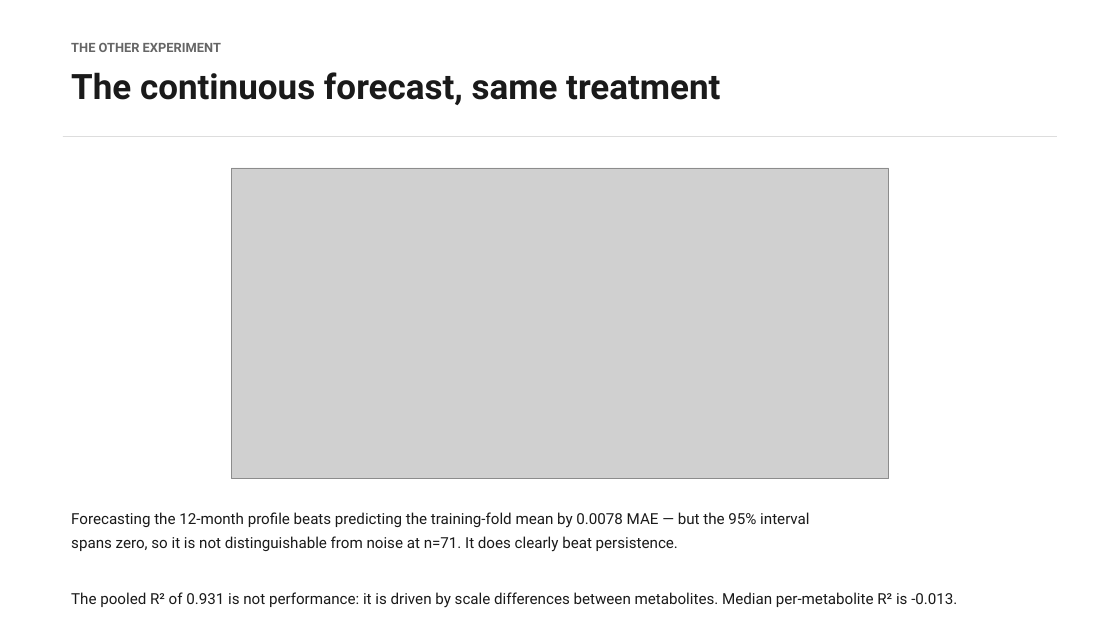
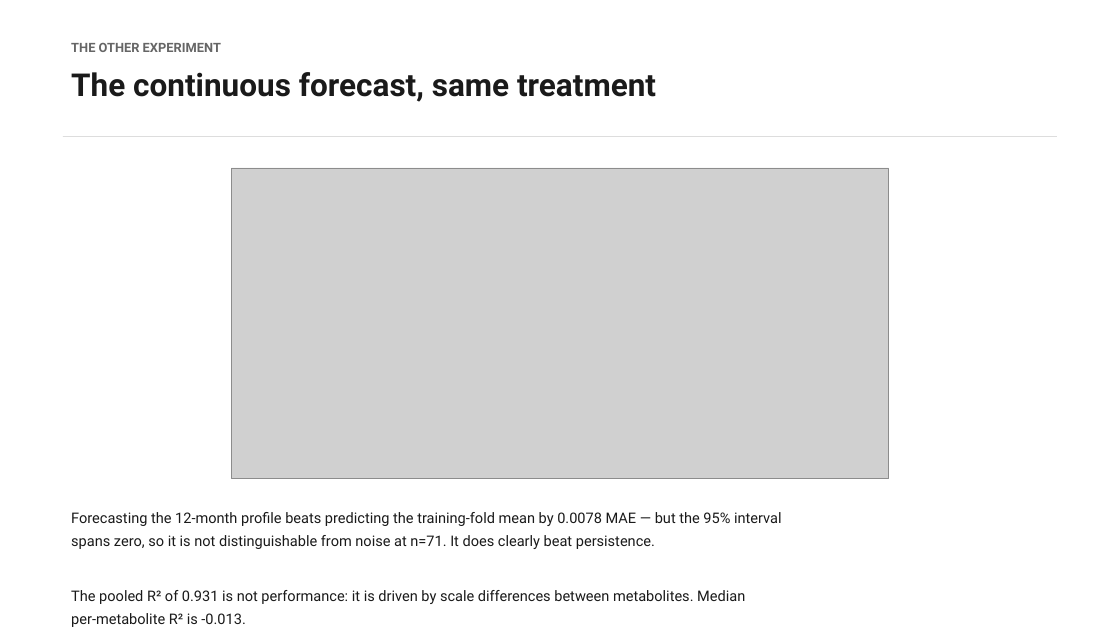
Before and after one commit to Calvinkub/mtbls242-forecast-honest, a slide deck: slide 11 of MTBLS242_forecast/mtbls242_forecast_correction.pptx. Drawn at 1120x630 pixels with LibreOffice and Linux fonts; fonts in the diff are those of the drawing; grey boxes stand for pictures. Boxes give left, top, right and bottom in pixels: in the first picture for what was removed or moved away, otherwise in the second. Text is boxed around its words. In the diff, an @@ line names an element or a change of style, - is before the commit and + after.

```diff
--- a/MTBLS242_forecast/mtbls242_forecast_correction.pptx
+++ b/MTBLS242_forecast/mtbls242_forecast_correction.pptx
@@ text "The continuous forecast, same treatment" at (71, 72, 656, 102): size 30 to 27 pt @@
@@ text at (71, 512, 782, 549): size 13 to 12.5 pt in "Forecasting the 12-month profile beats predicting the ...", "spans zero, so it is not distinguishable ..." @@
@@ text at (71, 590, 745, 604): text changed; size 13 to 12.5 pt @@
-The pooled R² of 0.931 is not performance: it is driven by scale differences between metabolites. Median per-metabolite R² is -0.013.
+The pooled R² of 0.931 is not performance: it is driven by scale differences between metabolites. Median
+per-metabolite R² is -0.013.
```
Also in this commit, not shown: 12 other slides changed, 6 other files.
